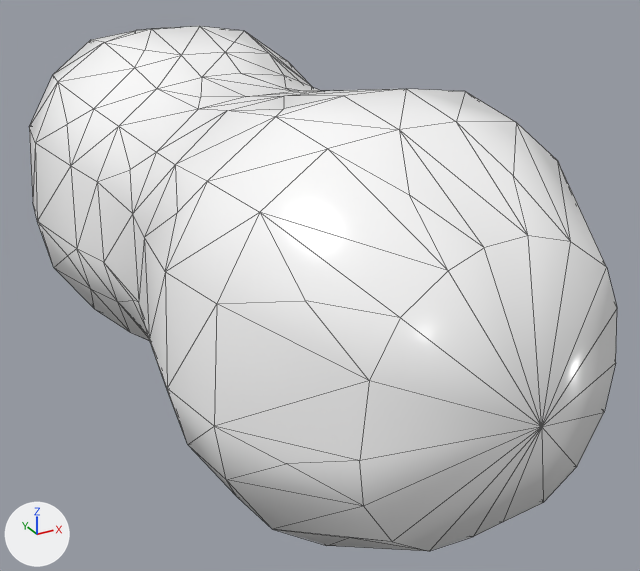
Before and after pictures for a commit that changed the glTF model EverythingLibraryBrowser/models/consumables/consumables-vegetables-peanutshell/consumables-vegetables-peanutshell_v1.glb.
Both versions are drawn from a 50 mm lens placed at (-0.0227, -0.0489, 0.0312), pointed at (0.0026, -0.003, 0.0082). The lights are fixed; the arrows at lower left show +X, +Y and +Z. The picture after the commit comes second. Mesh edges are drawn as thin lines. Vertices at exactly the same position are counted once.

The older version as bpy lines, for what is in view:
```python
me_mesh_161 = bpy.data.meshes.new('Mesh.161')
me_mesh_161.from_pydata(...)  # 227 vertices, 450 faces; spans x -0.0115..0.0115, y -0.0264..0.0264, z 0.0..0.0227
me_mesh_161.materials.append(mat_mat_standard)
ob_peanutshell_v1 = bpy.data.objects.new('PeanutShell_v1', me_mesh_161)
ob_peanutshell_v1.location = (0.0, 0.0, 0.0)
```
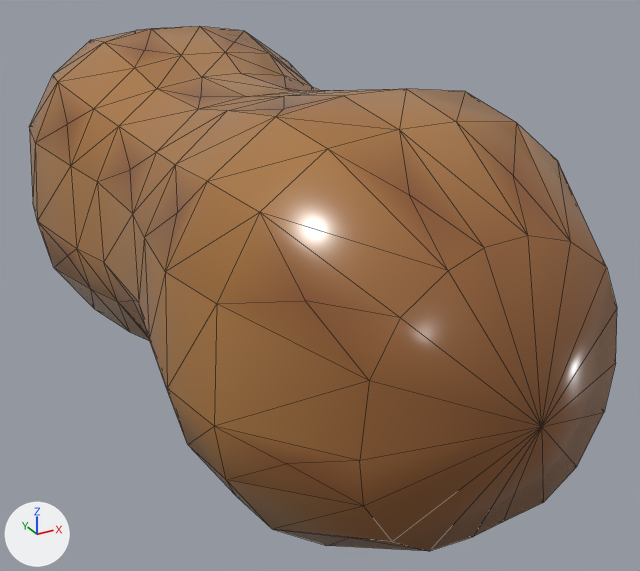
The newer file is also turned or shifted as a whole; pictures and numbers use the older file's frame.

Location of each change, [x1, y1, x2, y2] in pixels of the pictures (640 x 571 px):
part 1 of me_mesh_161, recoloured (white to brown): [29, 26, 617, 551] in both

The change in detail:
me_mesh_161 has 227 vertices, 450 faces and spans x -0.0115..0.0115, y -0.0264..0.0264, z 0.0..0.0227.
me_mesh_161 is used by ob_peanutshell_v1; location (0.0, 0.0, 0.0).
me_mesh_161 part 1: 450 faces centred in x -0.0111..0.0111, y -0.0248..0.0248, z 0.0003..0.0224 are repainted in the vertex colours; the middle colour goes from white #ffffff to brown #a4713c.
